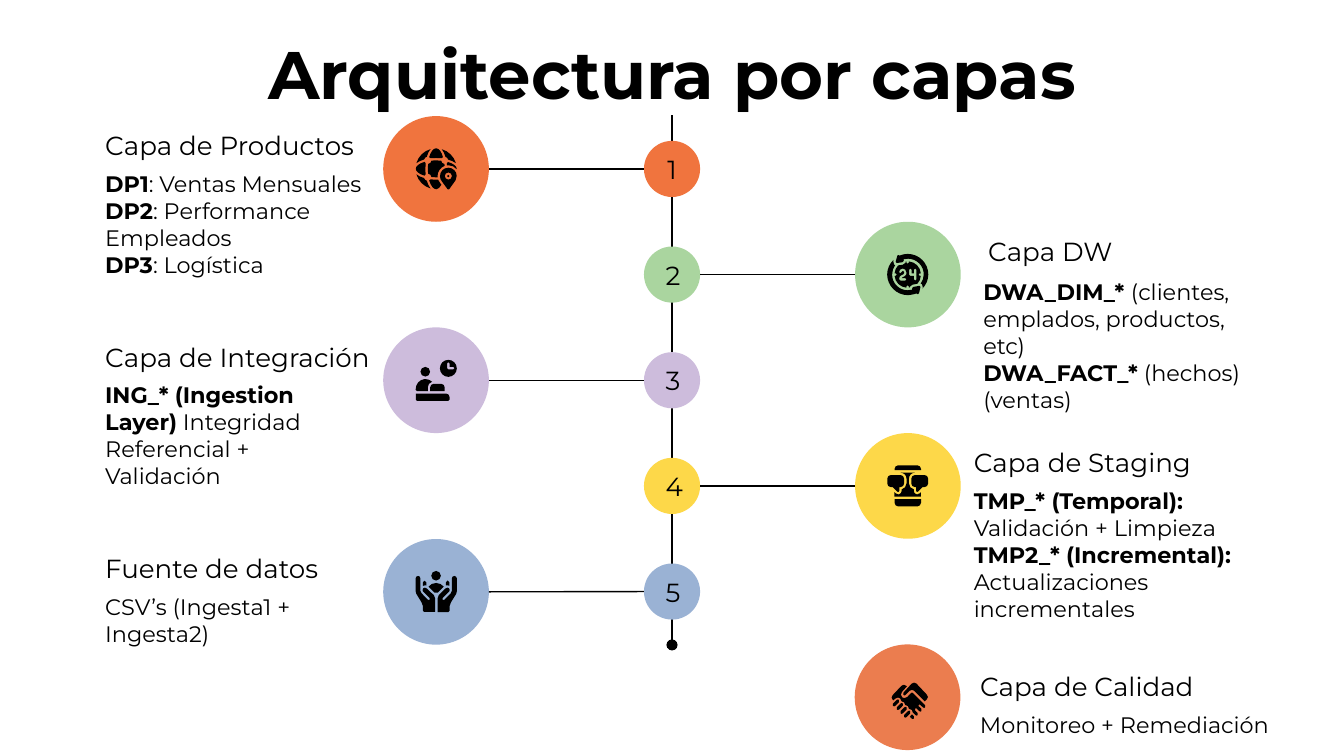
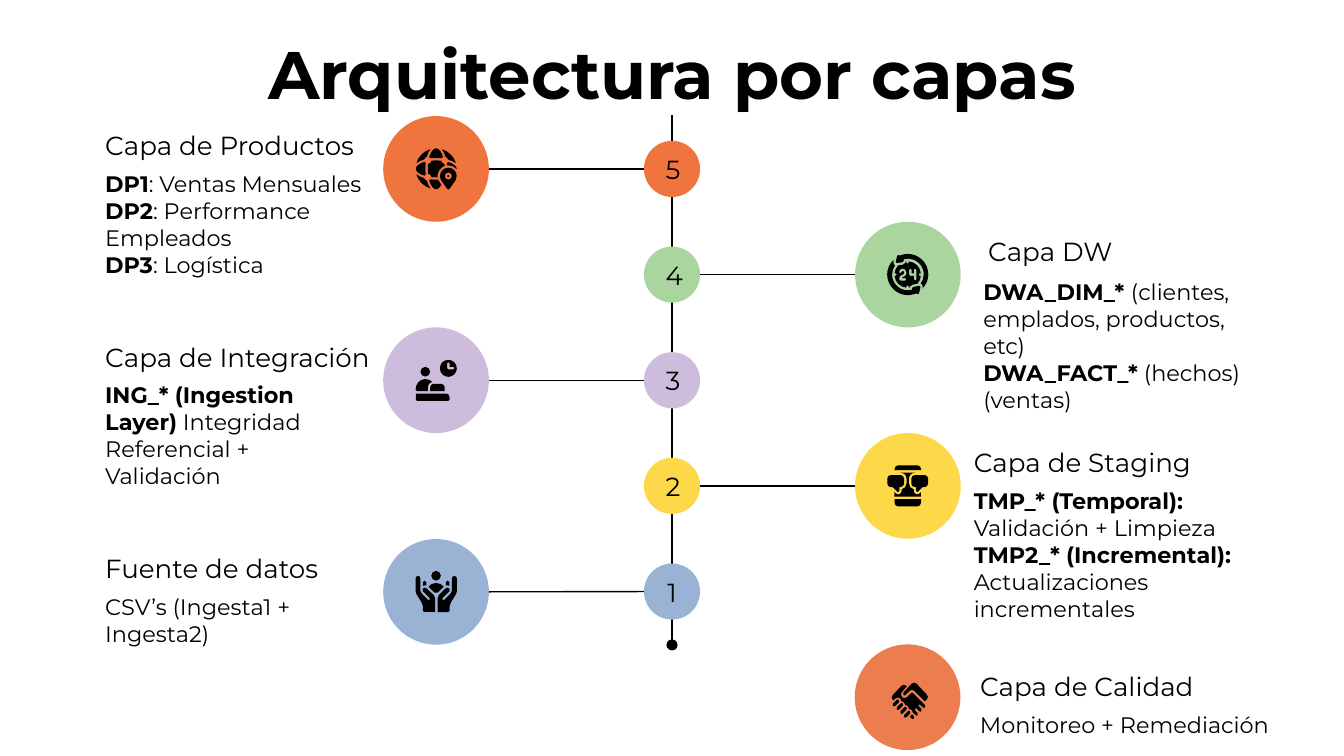
Before and after one commit to cmaslaton/tp_datawarehousing, a slide deck: slide 3 of informe - presentación/Introducción a Data Warehousing - Presentación.pptx. Drawn at 1344x756 pixels with LibreOffice and Linux fonts; fonts in the diff are those of the drawing. Boxes give left, top, right and bottom in pixels: in the first picture for what was removed or moved away, otherwise in the second. Text is boxed around its words. In the diff, an @@ line names an element or a change of style, - is before the commit and + after.

```diff
--- a/informe - presentación/Introducción a Data Warehousing - Presentación.pptx
+++ b/informe - presentación/Introducción a Data Warehousing - Presentación.pptx
@@ text in ellipse at (x1=666, y1=160, x2=681, y2=179): text changed @@
-1
+5
@@ text in ellipse at (x1=666, y1=266, x2=683, y2=285): text changed @@
-2
+4
@@ text in ellipse at (x1=666, y1=477, x2=681, y2=496): text changed @@
-4
+2
@@ text in ellipse at (x1=667, y1=583, x2=676, y2=602): text changed @@
-5
+1
```
